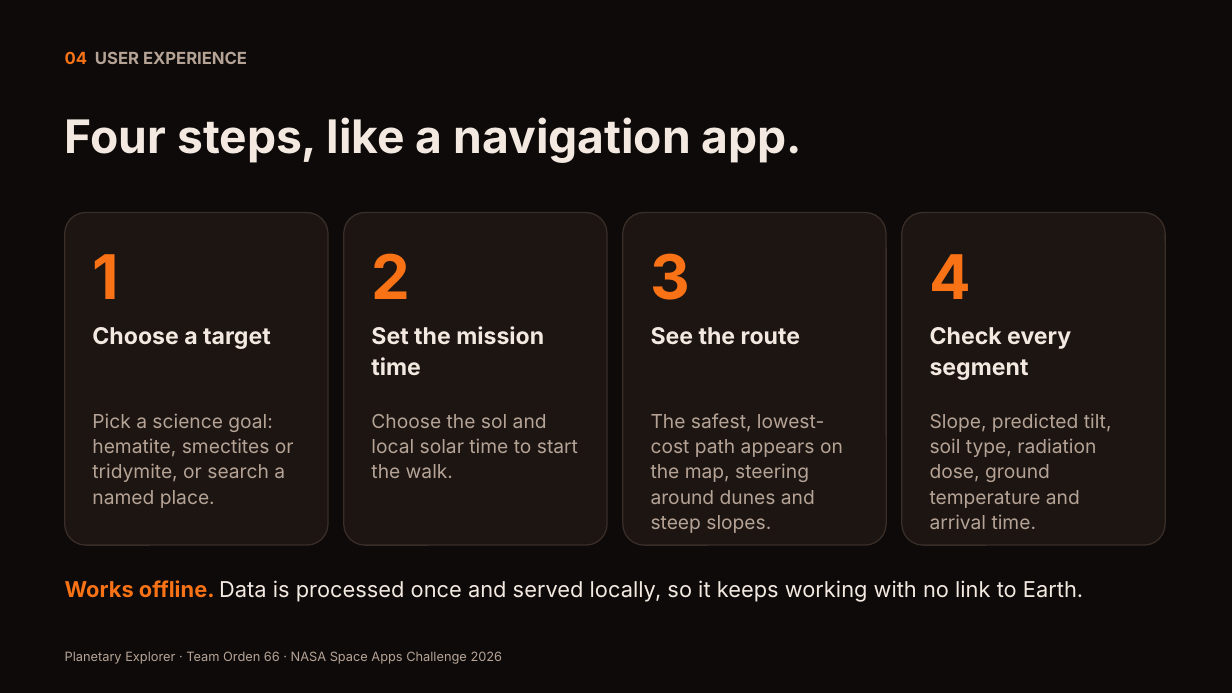
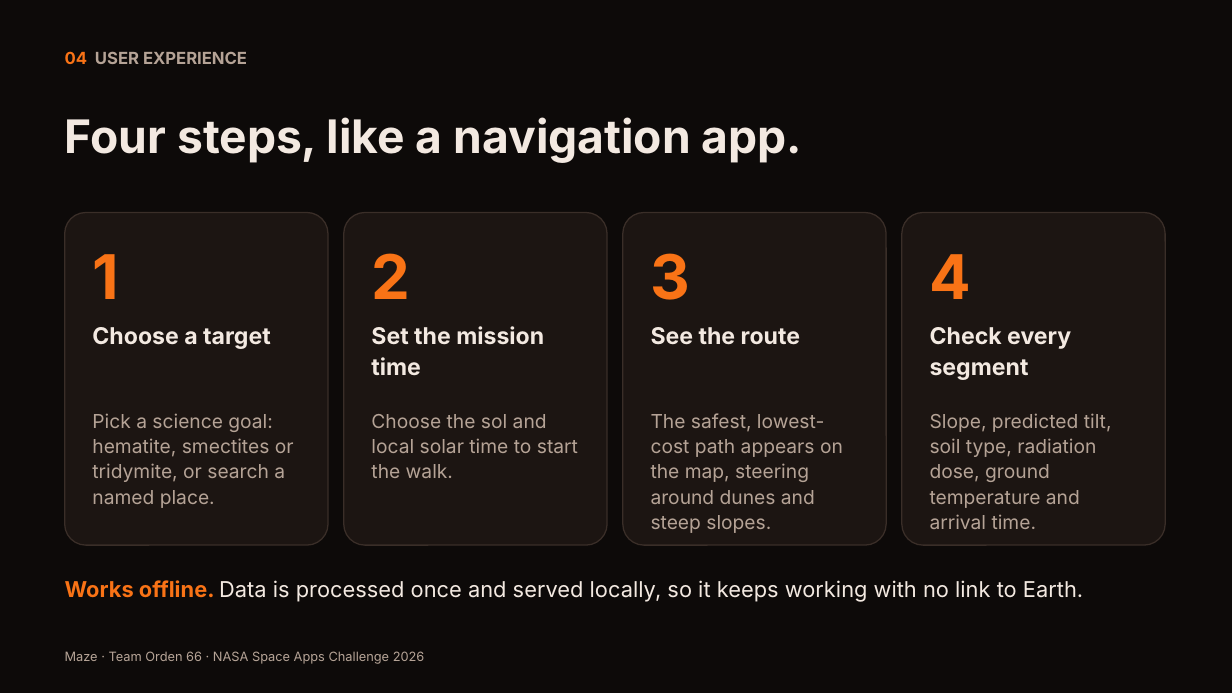
Before and after one commit to JhonnatanPenate/nasa-maze, a slide deck: slide 4 of docs/demo/planetary-explorer-deck.pptx. Drawn at 1232x693 pixels with LibreOffice and Linux fonts; fonts in the diff are those of the drawing. Boxes give left, top, right and bottom in pixels: in the first picture for what was removed or moved away, otherwise in the second. Text is boxed around its words. In the diff, an @@ line names an element or a change of style, - is before the commit and + after.

```diff
--- a/docs/demo/planetary-explorer-deck.pptx
+++ b/docs/demo/planetary-explorer-deck.pptx
@@ text at bbox=[65, 651, 425, 664]: text changed @@
-Planetary Explorer · Team Orden 66 · NASA Space Apps Challenge 2026
+Maze · Team Orden 66 · NASA Space Apps Challenge 2026
```
Also in this commit, not shown: 6 other slides changed, 3 other files.
